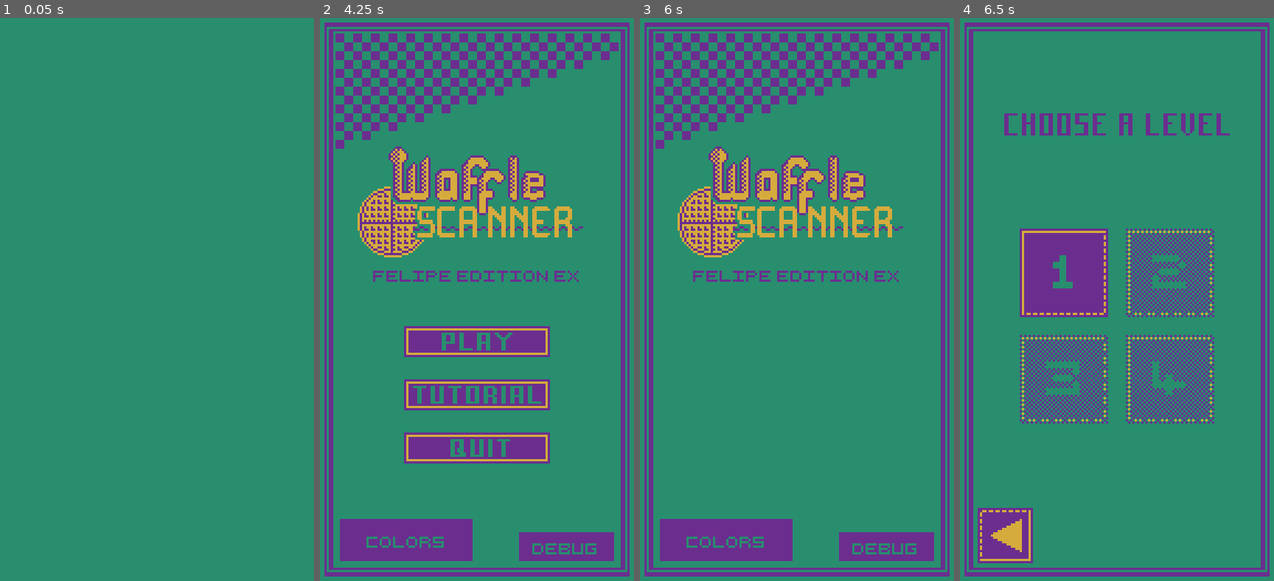
Above: before the commit, frames 1-4 (left to right).
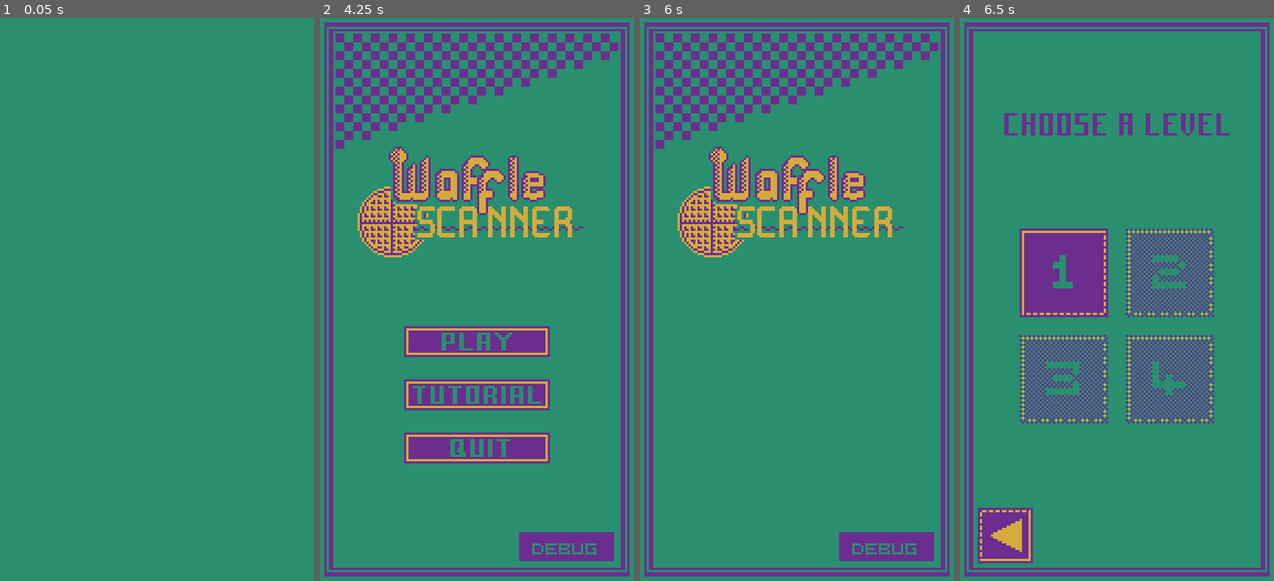
Above: after the commit, the same moments.

Repository: williamd1k0/waffle-scanner
Game: Godot game, scene res://game/screens/Splash.tscn
The game is run twice, just before and just after one commit, with the same random seed, the same clock (stepped at 60 frames per second) and the same inputs.
Inputs (mouse positions are in pixels of both pictures, inside the frame that each line leads up to):
- Up to frame 1 (0.05 s): no input
- Up to frame 2 (4.25 s): move the mouse to (546, 271) at 0.52 s; hold Z (pc-zoom) 0.53-1.25 s; click (546, 271) at 0.67 s; drag from (414, 327) to (461, 412) at 1.27 s; move the mouse to (508, 175) at 2.02 s; hold Z (pc-zoom) 2.03-2.75 s; click (508, 175) at 2.17 s; drag from (461, 412) to (382, 215) at 2.77 s; tap Enter at 3.5 s; move the mouse to (571, 383) at 3.52 s; hold Z (pc-zoom) from 3.53 s (still down); click (571, 383) at 3.67 s
- Up to frame 3 (6 s): release Z (pc-zoom) at 4.25 s; click (797, 338) at 4.25 s; click (683, 535) at 5 s; click (797, 338) at 5.75 s
- Up to frame 4 (6.5 s): no input

Frame 1 is identical in both runs. In frame 2, 3.5% of the frame differs, in the area x 6-83%, y 44-97%; in frame 3, 3.5%; in frame 4, less than 0.1%.
Error in both runs: Invalid get index 'MENU' (on base: 'Node (Music.gd)'). (res://game/screens/MainMenu.gd:12)

Commit message:
Update repo from upstream/master

Diff:
--- a/default_env.tres
+++ b/default_env.tres
@@ -65,6 +65,7 @@
 ssao_intensity2 = 1.0
 ssao_bias = 0.01
 ssao_light_affect = 0.0
+ssao_ao_channel_affect = 0.0
 ssao_color = Color( 0, 0, 0, 1 )
 ssao_quality = 0
 ssao_blur = 3
--- /dev/null
+++ b/devel/Line2DTest.tscn
@@ -0,0 +1,10 @@
+[gd_scene format=2]
+
+[node name="Line2D" type="Line2D" index="0"]
+position = Vector2( 0, 1 )
+points = PoolVector2Array( 78, 22, 18, 104, 63, 72, 66, 101, 101, 94 )
+width = 10.0
+default_color = Color( 0.4, 0.5, 1, 1 )
+sharp_limit = 2.0
+round_precision = 8
+_sections_unfolded = [ "points" ]
--- a/game/screens/MainMenu.tscn
+++ b/game/screens/MainMenu.tscn
@@ -65,7 +65,7 @@
 size_flags_vertical = 1
 script = ExtResource( 1 )
 _sections_unfolded = [ "Visibility" ]
-secret_version = true
+secret_version = false
 
 [node name="Bg" type="TextureRect" parent="." index="0"]
 anchor_left = 0.0
@@ -99,6 +99,7 @@
 size_flags_horizontal = 1
 size_flags_vertical = 1
 alignment = 0
+_sections_unfolded = [ "Custom Constants" ]
 
 [node name="Play" type="TextureButton" parent="Buttons" index="0"]
 anchor_left = 0.0
@@ -121,6 +122,7 @@
 texture_normal = ExtResource( 3 )
 texture_pressed = ExtResource( 4 )
 texture_hover = ExtResource( 4 )
+_sections_unfolded = [ "Rect" ]
 
 [node name="Tutorial" type="TextureButton" parent="Buttons" index="1"]
 anchor_left = 0.0
@@ -175,6 +177,7 @@
 volume_db = 0.0
 pitch_scale = 1.0
 autoplay = false
+stream_paused = false
 mix_target = 0
 bus = "Master"
 
--- a/project.godot
+++ b/project.godot
@@ -8,6 +8,8 @@
 
 config_version=4
 
+_global_script_classes=[  ]
+
 [application]
 
 config/name="Waffle Scanner"
@@ -15,6 +17,8 @@
 config/use_custom_user_dir=true
 config/custom_user_dir_name="WaffleScanner"
 boot_splash/image="res://assets/textures/ui/bg.png"
+boot_splash/fullsize=false
+boot_splash/bg_color=Color( 0.156863, 0.556863, 0.431373, 1 )
 config/icon="res://icon.png"
 
 [autoload]
@@ -148,11 +152,11 @@
 
 [rendering]
 
-quality/intended_usage/framebuffer_allocation=0
-quality/intended_usage/framebuffer_allocation.mobile=0
+quality/driver/driver_name="GLES2"
+quality/intended_usage/framebuffer_allocation.mobile=2
 quality/2d/use_pixel_snap=true
-quality/filters/anisotropic_filter_level=1
 quality/shadows/filter_mode=0
 quality/depth/hdr=false
 environment/default_environment="res://default_env.tres"
 quality/dynamic_fonts/use_oversampling=false
+quality/filters/anisotropic_filter_level=1
